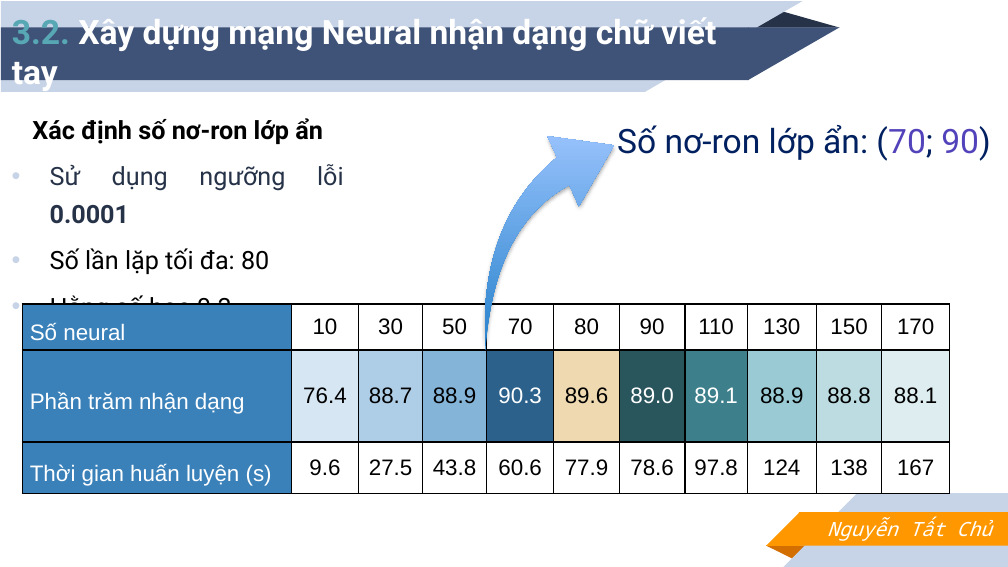
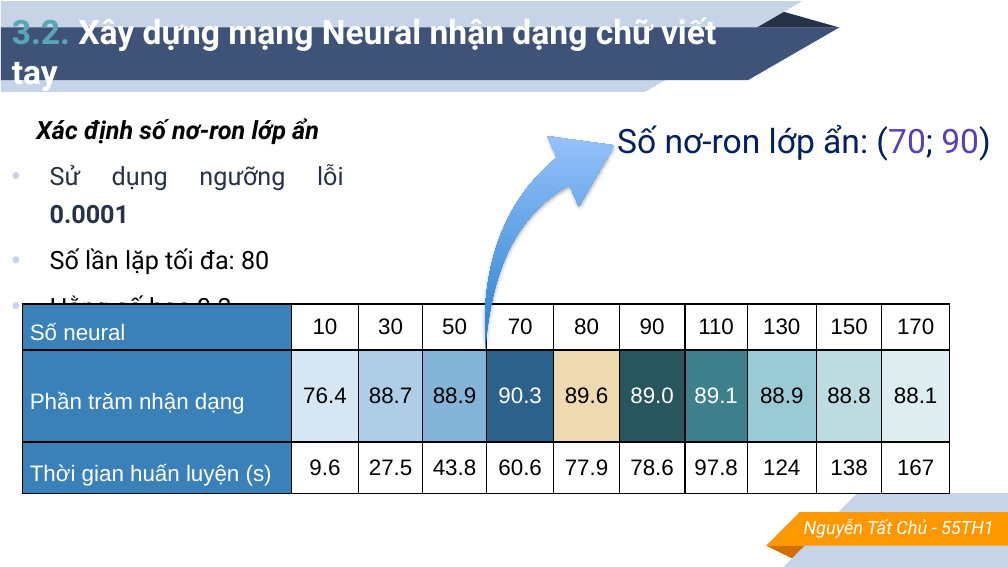
Before and after one commit to TatChu/handwriting-detect-for-learning-english, a slide deck: slide 14 of report/slide.pptx. Drawn at 1008x567 pixels with LibreOffice and Linux fonts; fonts in the diff are those of the drawing. Boxes give left, top, right and bottom in pixels: in the first picture for what was removed or moved away, otherwise in the second. Text is boxed around its words. In the diff, an @@ line names an element or a change of style, - is before the commit and + after.

```diff
--- a/report/slide.pptx
+++ b/report/slide.pptx
@@ text at (x1=36, y1=118, x2=319, y2=144): italic on in "Xác định số nơ-ron lớp ẩn" @@
@@ text "Nguyễn Tất Chủ - 55TH1" at (x1=804, y1=519, x2=994, y2=538): vertical alignment middle to top @@
@@ text at (x1=804, y1=519, x2=994, y2=538): text changed; size 14 to 13 pt; font Noto Sans Mono to Roboto @@
-Nguyễn Tất Chủ
+Nguyễn Tất Chủ - 55TH1
```
Also in this commit, not shown: 20 other slides changed, 3 slides added, 3 slides removed, 3 other files.
